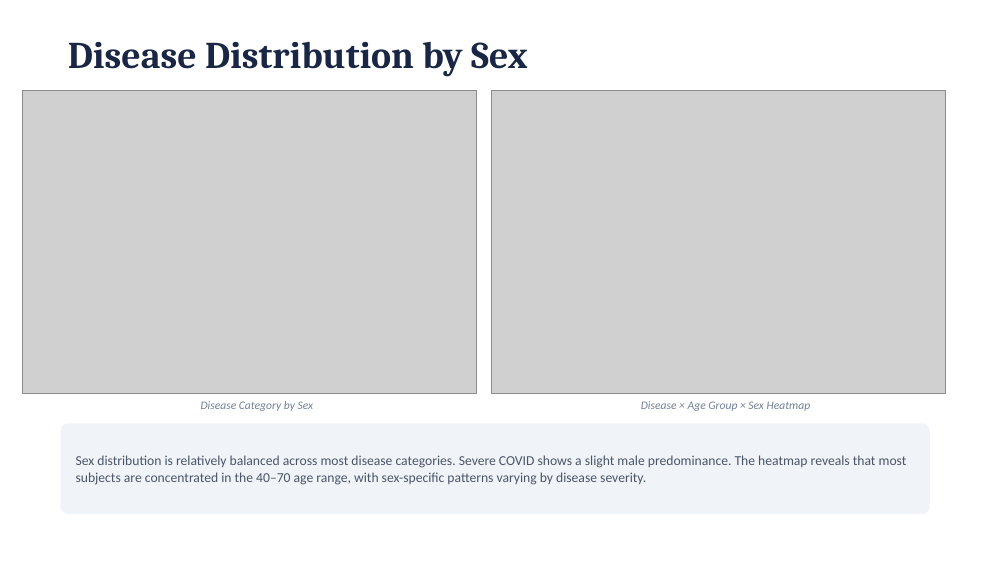
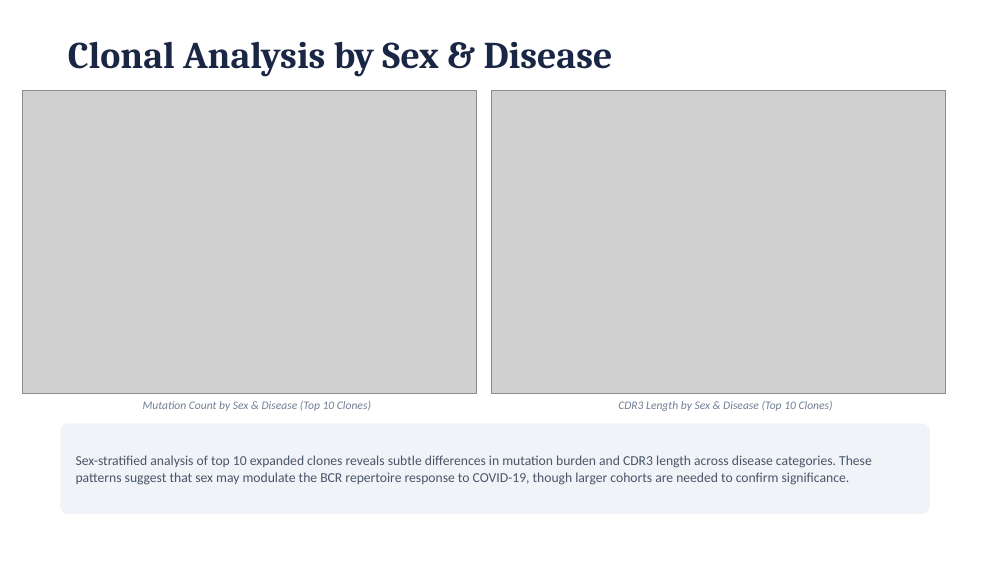
Before and after one commit to areensh/system-immunology-Lab, a slide deck: slide 7 of IS-API_Presentation.pptx. Drawn at 1008x567 pixels with LibreOffice and Linux fonts; fonts in the diff are those of the drawing; grey boxes stand for pictures. Boxes give left, top, right and bottom in pixels: in the first picture for what was removed or moved away, otherwise in the second. Text is boxed around its words. In the diff, an @@ line names an element or a change of style, - is before the commit and + after.

```diff
--- a/IS-API_Presentation.pptx
+++ b/IS-API_Presentation.pptx
@@ text at box(68, 41, 613, 76): text changed @@
-Disease Distribution by Sex
+Clonal Analysis by Sex & Disease
@@ text at box(143, 401, 371, 411): text changed @@
-Disease Category by Sex
+Mutation Count by Sex & Disease (Top 10 Clones)
@@ text at box(618, 401, 833, 411): text changed @@
-Disease × Age Group × Sex Heatmap
+CDR3 Length by Sex & Disease (Top 10 Clones)
@@ text at box(76, 455, 872, 485): text changed @@
-Sex distribution is relatively balanced across most disease categories. Severe COVID shows a slight male predominance. The heatmap reveals that most subjects are concentrated in the 40–70 age range, with sex-specific patterns varying by disease severity.
+Sex-stratified analysis of top 10 expanded clones reveals subtle differences in mutation burden and CDR3 length across disease categories. These patterns suggest that sex may modulate the BCR repertoire response to COVID-19, though larger cohorts are needed to confirm significance.
```
Also in this commit, not shown: 1 slide removed, 1 other file.
